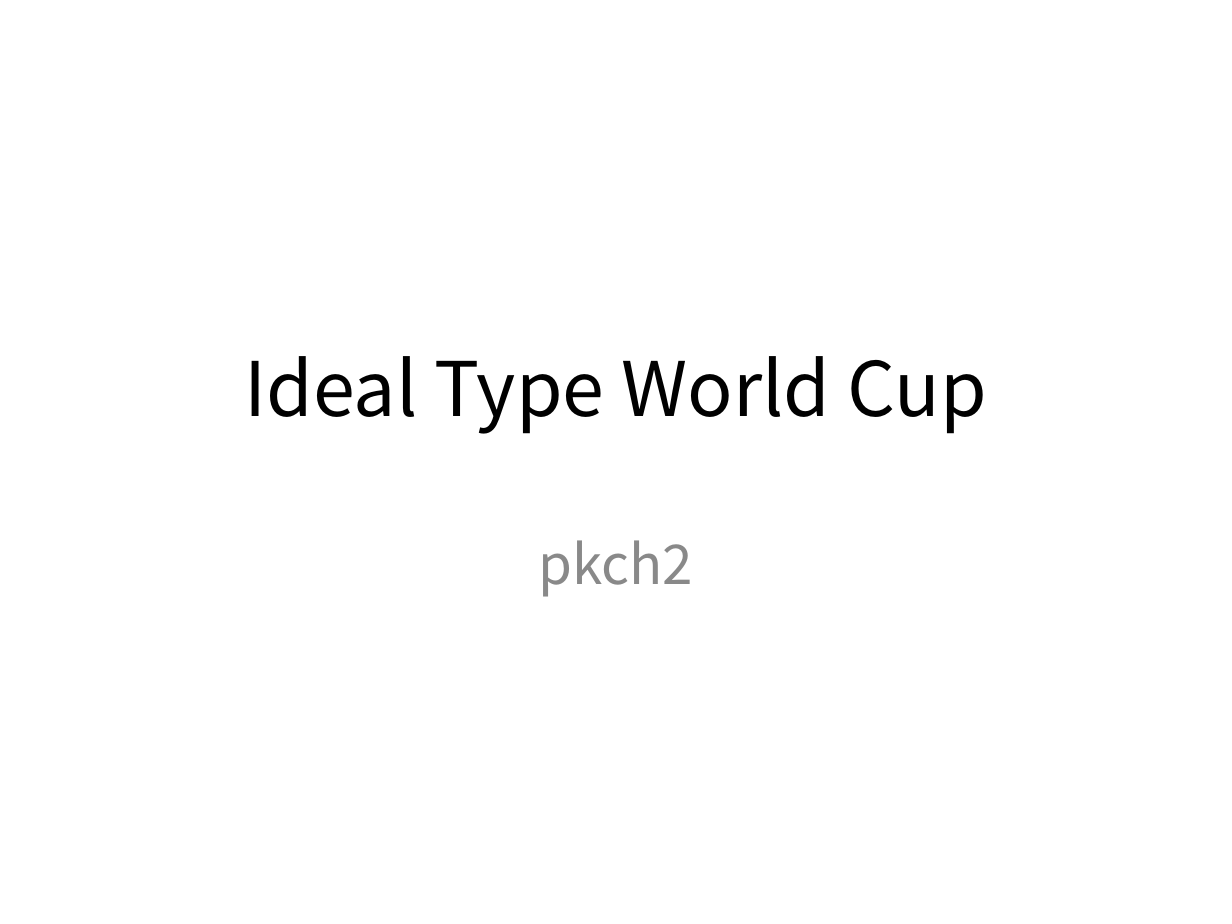
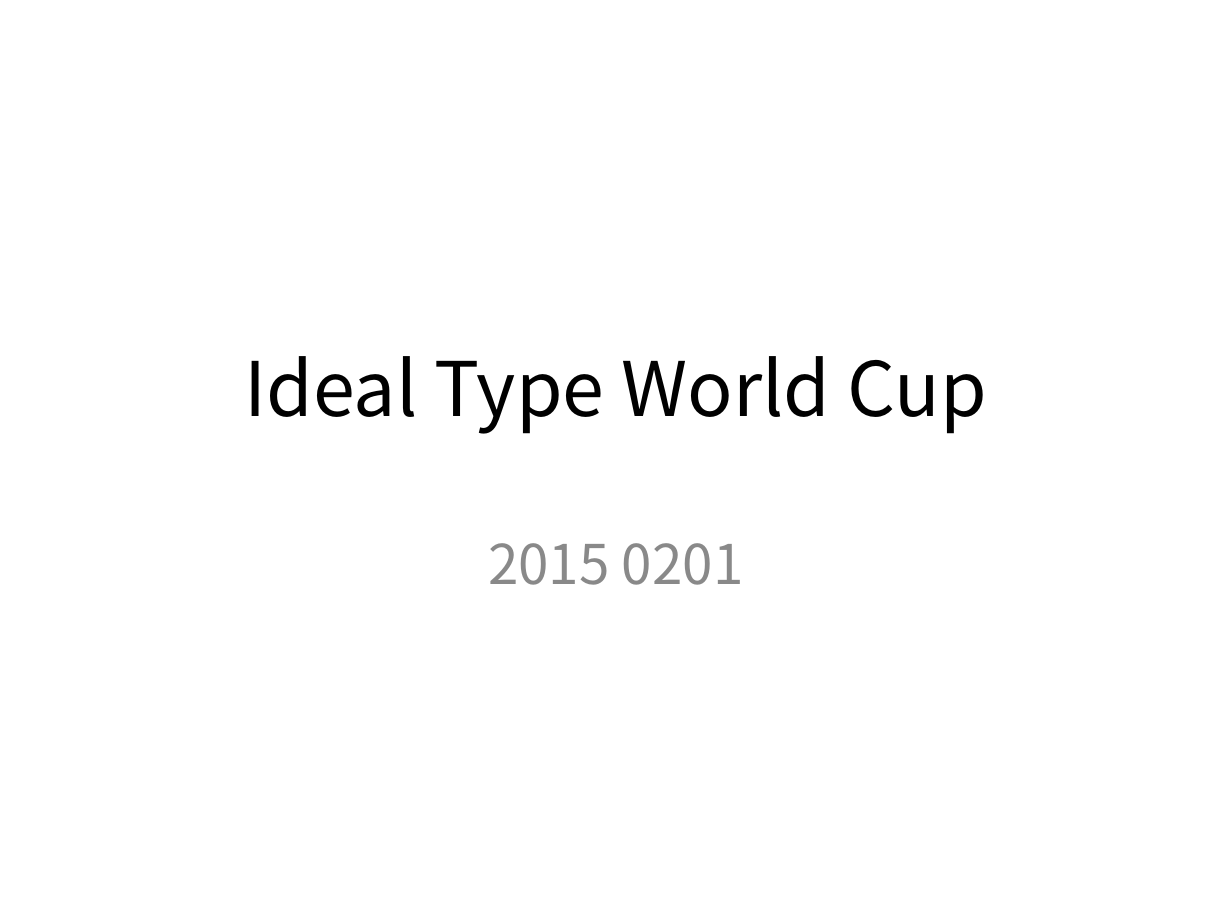
Before and after one commit to wwtrembling/ITW, a slide deck: slide 1 of 명세서.ppt. Drawn at 1232x924 pixels with LibreOffice and Linux fonts; fonts in the diff are those of the drawing. Boxes give left, top, right and bottom in pixels: in the first picture for what was removed or moved away, otherwise in the second. Text is boxed around its words. In the diff, an @@ line names an element or a change of style, - is before the commit and + after.

Commit message:
commit6

```diff
--- a/명세서.ppt
+++ b/명세서.ppt
@@ subtitle at box(488, 543, 744, 585): text changed @@
-pkch2
+2015 0201
```
